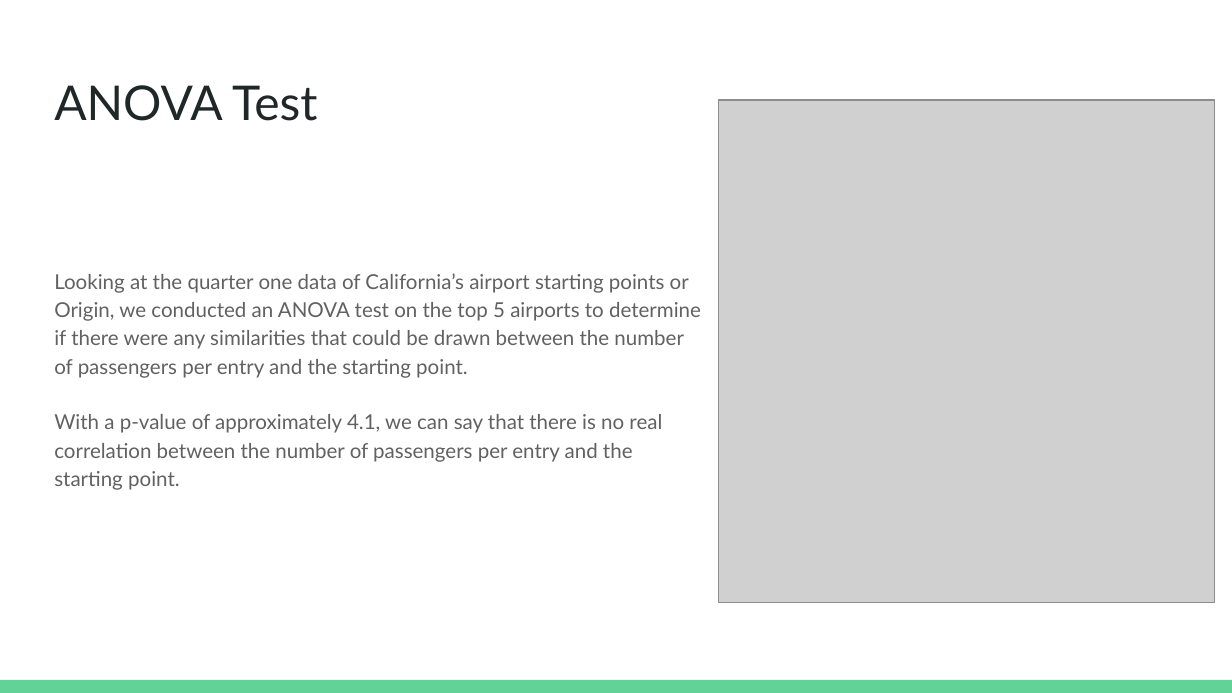
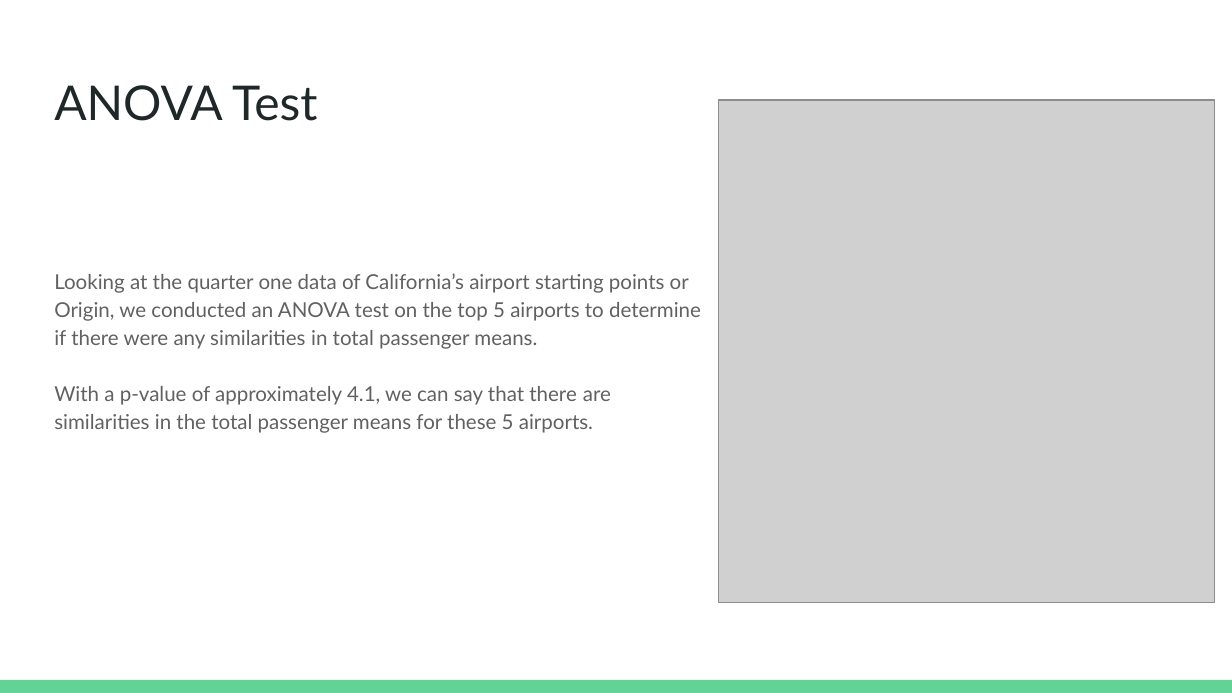
Before and after one commit to Al-Faust/DataProject1_Repo, a slide deck: slide 12 of Popular Flight Destinations - OG.pptx. Drawn at 1232x693 pixels with LibreOffice and Linux fonts; fonts in the diff are those of the drawing; grey boxes stand for pictures. Boxes give left, top, right and bottom in pixels: in the first picture for what was removed or moved away, otherwise in the second. Text is boxed around its words. In the diff, an @@ line names an element or a change of style, - is before the commit and + after.

Commit message:
updated slides

```diff
--- a/Popular Flight Destinations - OG.pptx
+++ b/Popular Flight Destinations - OG.pptx
@@ text at <box>54,273,701,433</box>: text changed @@
-Looking at the quarter one data of California’s airport starting points or Origin, we conducted an ANOVA test on the top 5 airports to determine if there were any similarities that could be drawn between the number of passengers per entry and the starting point.
-With a p-value of approximately 4.1, we can say that there is no real correlation between the number of passengers per entry and the starting point.
+Looking at the quarter one data of California’s airport starting points or Origin, we conducted an ANOVA test on the top 5 airports to determine if there were any similarities in total passenger means.
+With a p-value of approximately 4.1, we can say that there are similarities in the total passenger means for these 5 airports.
```
